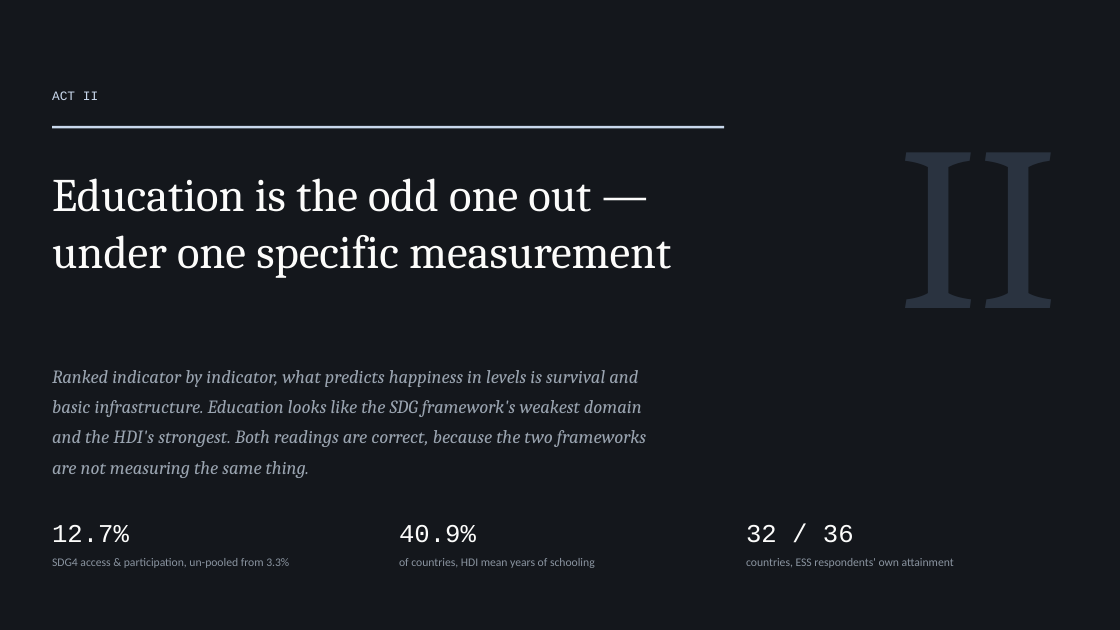
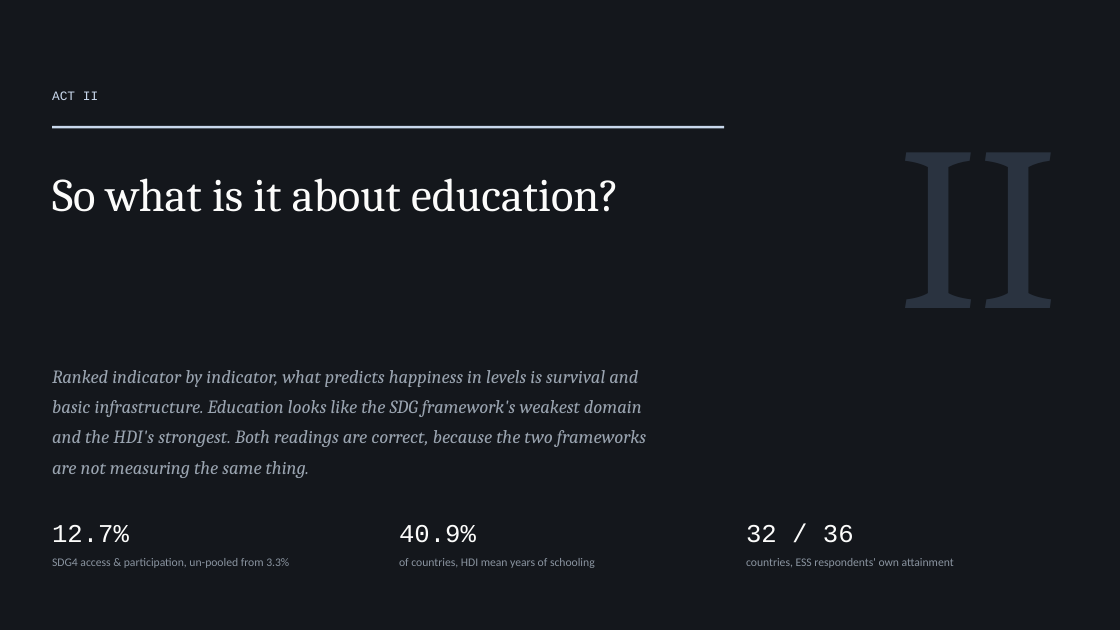
Before and after one commit to cwejnert/HDI-Happiness, a slide deck: slide 10 of deck/The_Education_Exception.pptx. Drawn at 1120x630 pixels with LibreOffice and Linux fonts; fonts in the diff are those of the drawing. Boxes give left, top, right and bottom in pixels: in the first picture for what was removed or moved away, otherwise in the second. Text is boxed around its words. In the diff, an @@ line names an element or a change of style, - is before the commit and + after.

```diff
--- a/deck/The_Education_Exception.pptx
+++ b/deck/The_Education_Exception.pptx
@@ text at (52,178,619,212): text changed @@
-Education is the odd one out — under one specific measurement
+So what is it about education?
```
Also in this commit, not shown: 13 other slides changed, 3 slides removed, 4 other files.
